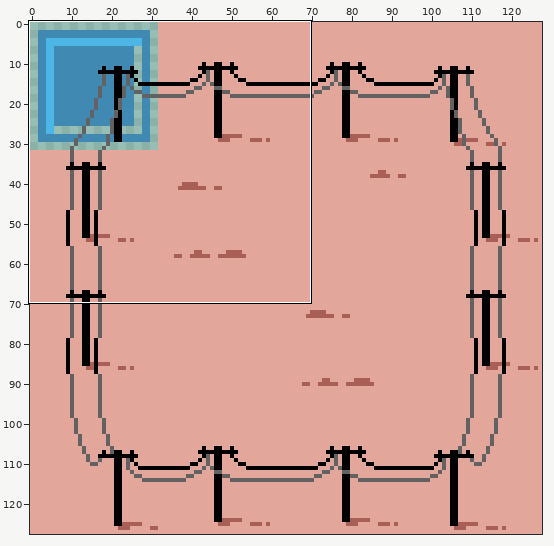
Sprite sheet, stored at res/gfx/powerlines.png. Above, an overview of the earlier version with the close-up marked.
Close-up. Earlier state:
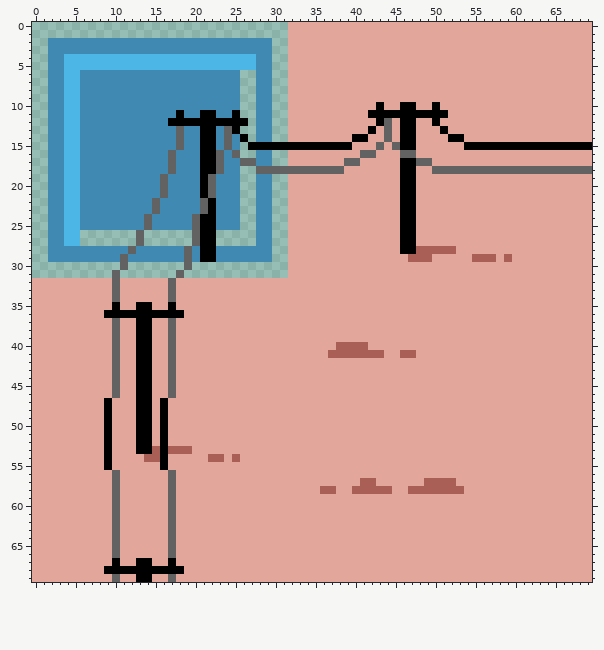
The file is 128x128 pixels. Shown: x 0..69, y 0..69. The commit also changed other parts of the picture, which this record leaves out.
Once edited:
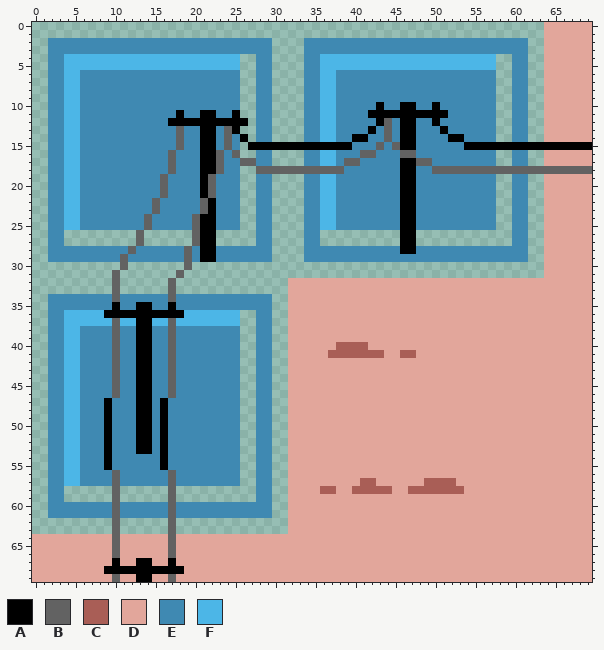
Palette (. is transparent): A #000000  B #626262  C #a95e56  D #e2a69b  E #3f89b2  F #4cb6e7
The edit:
Colour E replaces colour C in row 28 at x 48 to 52; in row 29 at x 47 to 49, 55 to 57 and 59; in row 53 at x 15 and 17 to 19; in row 54 at x 14 to 15, 22 to 23 and 25.
Colour E replaces colour D in rows 2 to 3 at x 34 to 61; in rows 4 to 5 at x 34 to 35 and 60 to 61; in rows 6 to 9 at x 34 to 35, 38 to 57 and 60 to 61; in row 10 at x 34 to 35, 38 to 42, 44 to 45, 48 to 49, 51 to 57 and 60 to 61; in row 11 at x 34 to 35, 38 to 41, 52 to 57 and 60 to 61; in row 12 at x 34 to 35, 38 to 42, 45, 48 to 49, 51 to 57 and 60 to 61.
Colour E replaces colour D in row 13 at x 34 to 35, 38 to 41, 43, 45, 48 to 50, 52 to 57 and 60 to 61; in row 14 at x 34 to 35, 38 to 39, 42 to 43, 45, 48 to 51, 54 to 57 and 60 to 61; in row 15 at x 40 to 42, 44 and 48 to 53; in row 16 at x 34 to 35, 38 to 40, 43 to 45, 48 to 57 and 60 to 61; in row 17 at x 34 to 35, 38, 41 to 45, 50 to 57 and 60 to 61; in row 18 at x 39 to 45 and 48 to 49.
Colour E replaces colour D in rows 19 to 25 at x 34 to 35, 38 to 45, 48 to 57 and 60 to 61; in rows 26 to 27 at x 34 to 35 and 60 to 61; in row 28 at x 34 to 45 and 53 to 61; in row 29 at x 34 to 46, 50 to 54, 58 and 60 to 61; in row 34 at x 2 to 9, 11 to 16 and 18 to 29; in row 35 at x 2 to 9, 11 to 12, 15 to 16 and 18 to 29.
Colour E replaces colour D in rows 36 to 37 at x 2 to 3 and 28 to 29; in rows 38 to 46 at x 2 to 3, 6 to 9, 11 to 12, 15 to 16, 18 to 25 and 28 to 29; in rows 47 to 52 at x 2 to 3, 6 to 8, 10 to 12, 15, 17 to 25 and 28 to 29; in row 53 at x 2 to 3, 6 to 8, 10 to 12, 20 to 25 and 28 to 29; in row 54 at x 2 to 3, 6 to 8, 10 to 13, 17 to 21, 24 and 28 to 29; in row 55 at x 2 to 3, 6 to 8, 10 to 15, 17 to 25 and 28 to 29.
Colour E replaces colour D in rows 56 to 57 at x 2 to 3, 6 to 9, 11 to 16, 18 to 25 and 28 to 29; in rows 58 to 59 at x 2 to 3 and 28 to 29; in rows 60 to 61 at x 2 to 9, 11 to 16 and 18 to 29.
Colour F replaces colour D in rows 4 to 5 at x 36 to 57; in rows 6 to 14 at x 36 to 37; in rows 16 to 17 at x 36 to 37; in rows 19 to 25 at x 36 to 37; in row 36 at x 4 to 8 and 19 to 25; in row 37 at x 4 to 9, 11 to 12, 15 to 16 and 18 to 25.
Colour F replaces colour D in rows 38 to 57 at x 4 to 5.
Colour D is removed in rows 0 to 1 at x 32 to 63; in rows 2 to 3 at x 32 to 33 and 62 to 63; in rows 4 to 14 at x 32 to 33, 58 to 59 and 62 to 63; in rows 16 to 17 at x 32 to 33, 58 to 59 and 62 to 63; in rows 19 to 25 at x 32 to 33, 58 to 59 and 62 to 63; in rows 26 to 27 at x 32 to 33, 36 to 45, 48 to 59 and 62 to 63.
Colour D is removed in rows 28 to 29 at x 32 to 33 and 62 to 63; in rows 30 to 31 at x 32 to 63; in rows 32 to 33 at x 0 to 9, 11 to 16 and 18 to 31; in rows 34 to 35 at x 0 to 1 and 30 to 31; in rows 36 to 57 at x 0 to 1, 26 to 27 and 30 to 31; in rows 58 to 59 at x 0 to 1, 4 to 9, 11 to 16, 18 to 27 and 30 to 31.
Colour D is removed in rows 60 to 61 at x 0 to 1 and 30 to 31; in rows 62 to 63 at x 0 to 9, 11 to 16 and 18 to 31.
Colour F is removed in rows 4 to 5 at x 26 to 27; in rows 26 to 27 at x 4 to 5.
